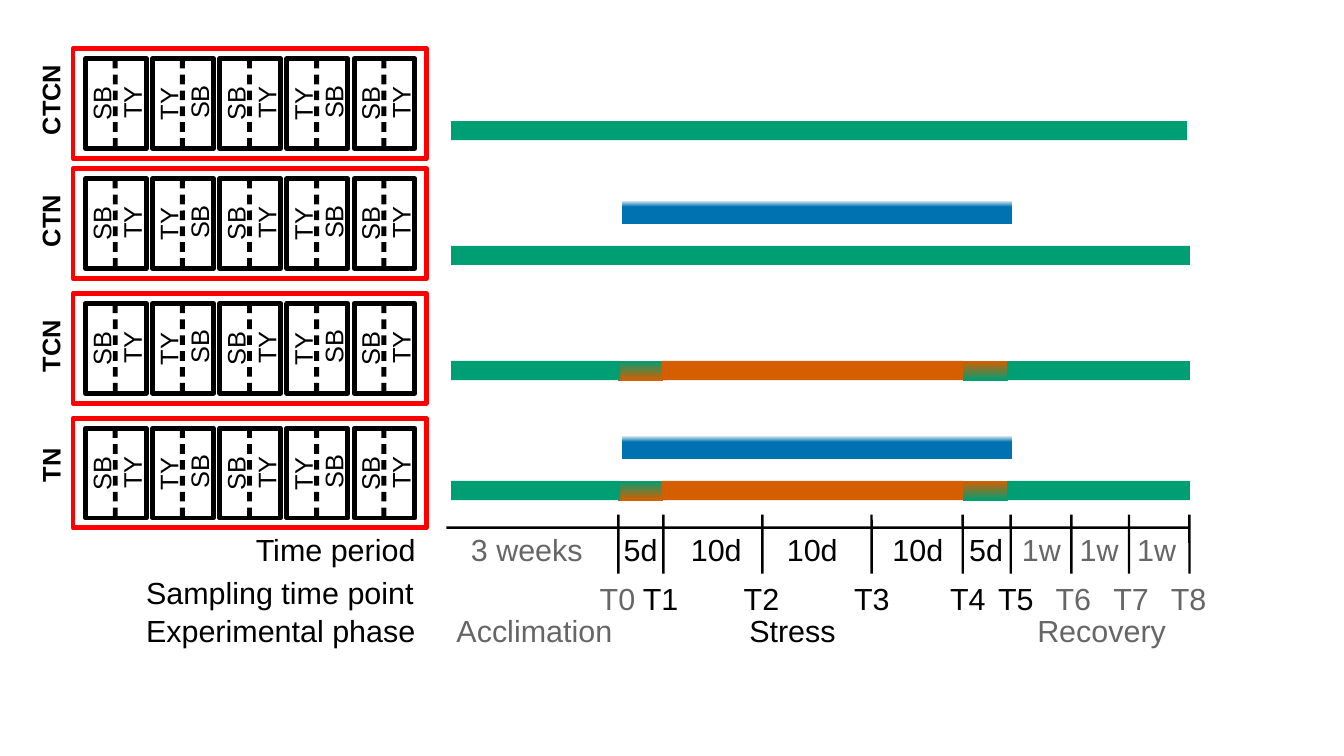
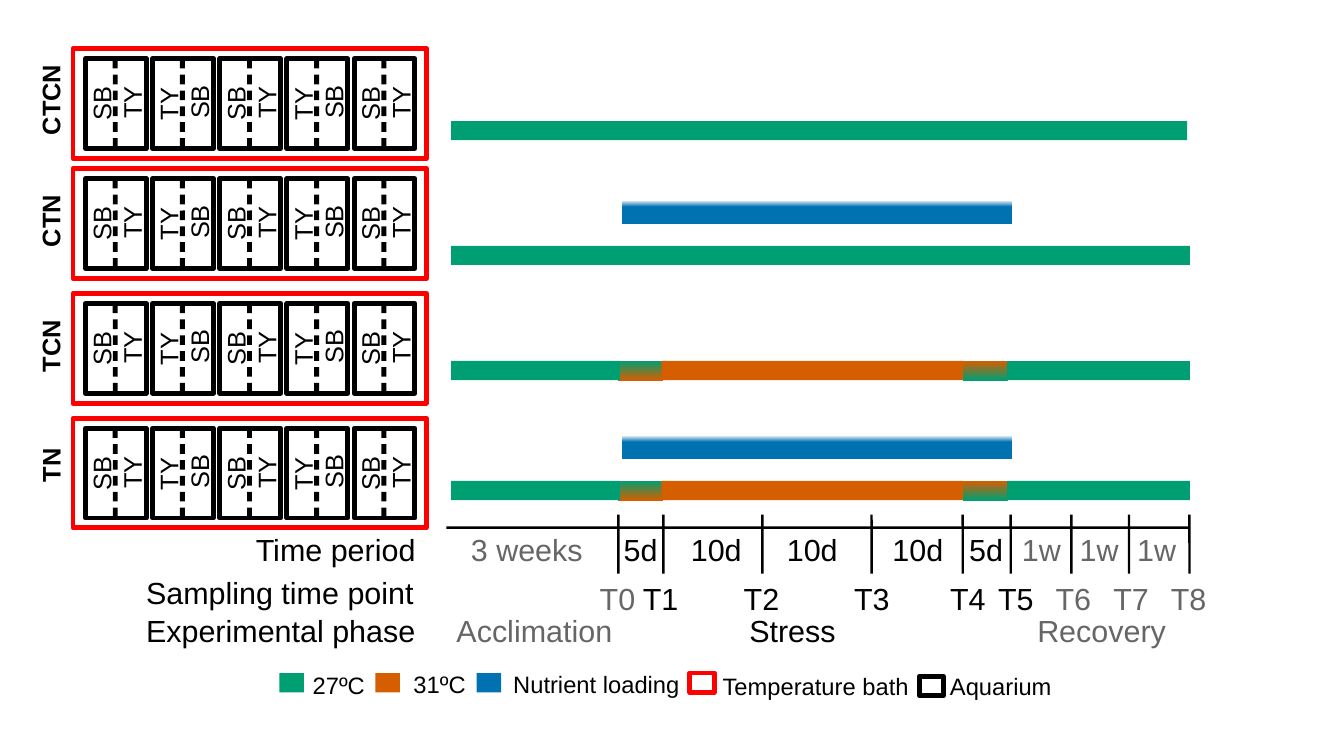
Before and after one commit to DSASC/Szitenberg2021_SeaGrass, a slide deck: slide 1 of Figures/Fig1.odp. Drawn at 1344x756 pixels with LibreOffice and Linux fonts; fonts in the diff are those of the drawing. Boxes give left, top, right and bottom in pixels: in the first picture for what was removed or moved away, otherwise in the second. Text is boxed around its words. In the diff, an @@ line names an element or a change of style, - is before the commit and + after.

```diff
--- a/Figures/Fig1.odp
+++ b/Figures/Fig1.odp
@@ rectangle added at <box>279,673,304,693</box>, fill #009E73 @@
@@ text added at <box>313,677,365,695</box>, 14 pt, text #000000 @@
+27ºC
@@ rectangle added at <box>376,673,400,693</box>, fill #D55E00 @@
@@ text added at <box>413,676,465,694</box>, 14 pt, text #000000 @@
+31ºC
@@ rectangle added at <box>477,673,501,693</box>, fill #0072B2 @@
@@ text added at <box>513,675,680,698</box>, 14 pt, text #000000 @@
+Nutrient loading
@@ rectangle added at <box>690,673,715,693</box>, outline #FF0000 2.89 pt @@
@@ text added at <box>723,677,908,700</box>, 14 pt, text #000000 @@
+Temperature bath
@@ rectangle added at <box>920,677,944,696</box>, outline #000000 2.89 pt @@
@@ text added at <box>950,677,1052,700</box>, 14 pt, text #000000 @@
+Aquarium
```
Also in this commit, not shown: 18 other files.
